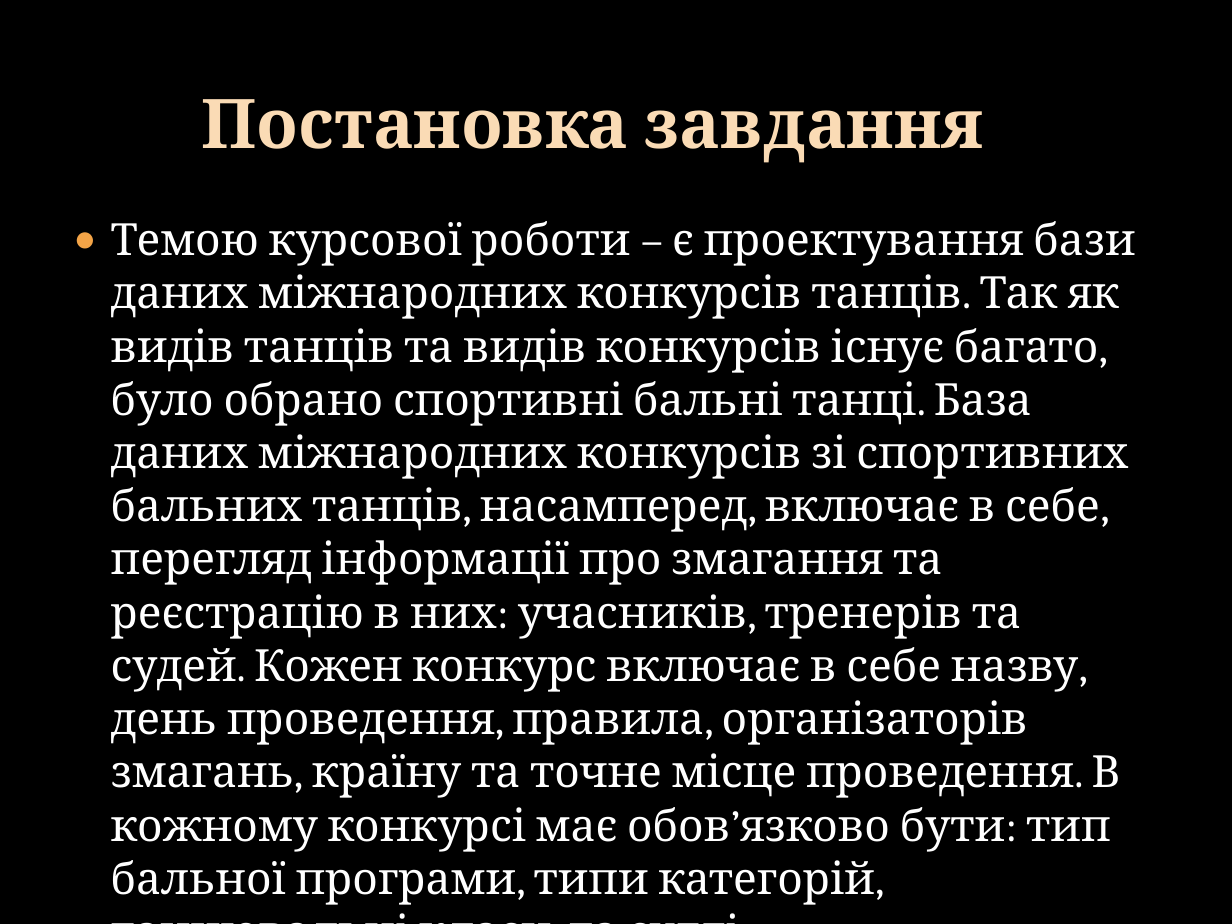
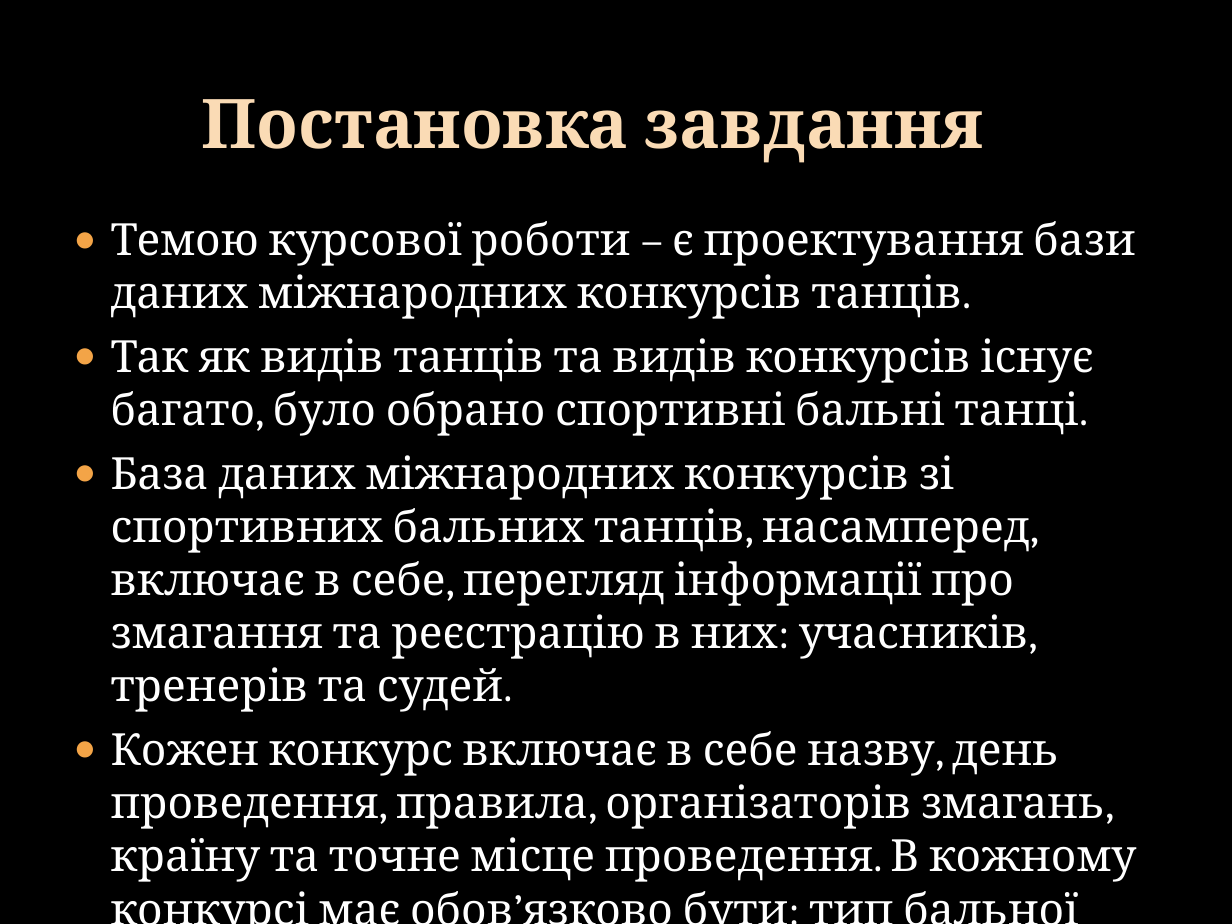
Before and after one commit to Apuchtin-Vladislav/Coursework-register-on-ballroom-competitions-, a slide deck: slide 2 of отчет/Курсова робота.pptx. Drawn at 1232x924 pixels with LibreOffice and Linux fonts; fonts in the diff are those of the drawing; background and template pictures are left out. Boxes give left, top, right and bottom in pixels: in the first picture for what was removed or moved away, otherwise in the second. Text is boxed around its words. In the diff, an @@ line names an element or a change of style, - is before the commit and + after.

```diff
--- a/отчет/Курсова робота.pptx
+++ b/отчет/Курсова робота.pptx
@@ text at bbox=[111, 221, 1136, 882]: text changed @@
-● Темою курсової роботи – є проектування бази даних міжнародних конкурсів танців. Так як видів танців та видів конкурсів існує багато, було обрано спортивні бальні танці. База даних міжнародних конкурсів зі спортивних бальних танців, насамперед, включає в себе, перегляд інформації про змагання та реєстрацію в них: учасників, тренерів та судей. Кожен конкурс включає в себе назву, день проведення, правила, організаторів змагань, країну та точне місце проведення. В кожному конкурсі має обов’язково бути: тип бальної програми, типи категорій, танцювальні класи, та судді.
+● Темою курсової роботи – є проектування бази даних міжнародних конкурсів танців.
+● Так як видів танців та видів конкурсів існує багато, було обрано спортивні бальні танці.
+● База даних міжнародних конкурсів зі спортивних бальних танців, насамперед, включає в себе, перегляд інформації про змагання та реєстрацію в них: учасників, тренерів та судей.
+● Кожен конкурс включає в себе назву, день проведення, правила, організаторів змагань, країну та точне місце проведення. В кожному конкурсі має обов’язково бути: тип бальної програми, типи категорій, танцювальні класи, та судді.
```
Also in this commit, not shown: 1 other slide changed, 2 other files.
